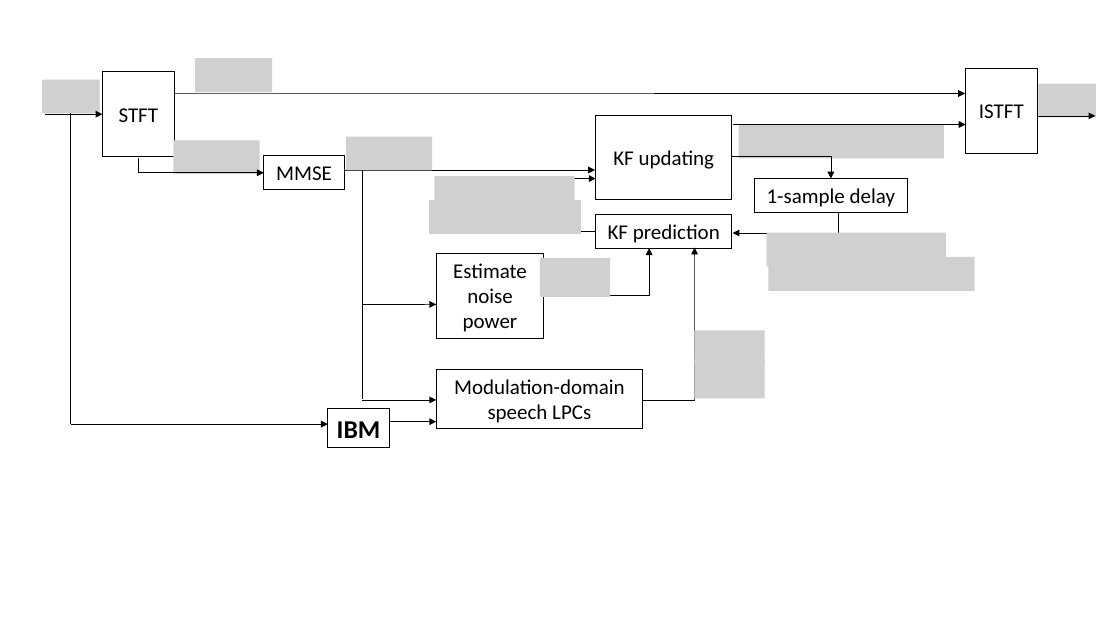
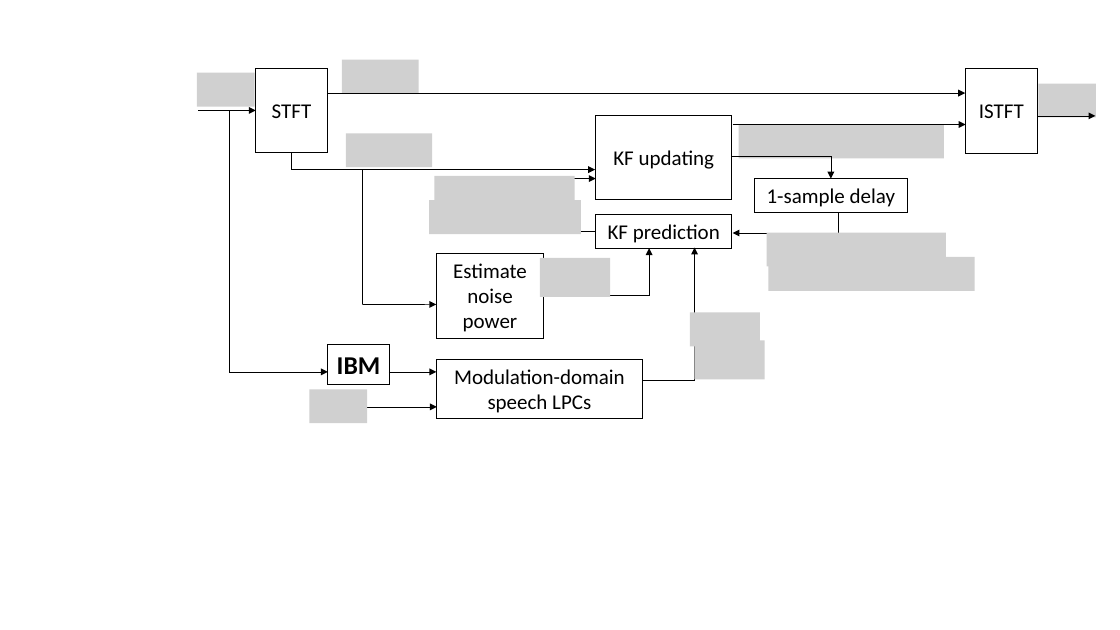
Before and after one commit to jygoh1/FinalYearProject, a slide deck: slide 1 of Final Report/block diagram LMDKF.pptx. Drawn at 1120x630 pixels with LibreOffice and Linux fonts; fonts in the diff are those of the drawing; grey boxes stand for pictures. Boxes give left, top, right and bottom in pixels: in the first picture for what was removed or moved away, otherwise in the second. Text is boxed around its words. In the diff, an @@ line names an element or a change of style, - is before the commit and + after.

```diff
--- a/Final Report/block diagram LMDKF.pptx
+++ b/Final Report/block diagram LMDKF.pptx
@@ picture removed at (195, 58, 272, 92) @@
@@ picture removed at (42, 80, 100, 113) @@
@@ picture added at (197, 72, 255, 106) @@
@@ picture added at (342, 60, 419, 93) @@
@@ line moved from (71, 113) - (71, 423) to (229, 111) - (229, 372) @@
@@ arrow moved from (174, 93) - (965, 93) to (328, 93) - (965, 93) @@
@@ picture removed at (174, 140, 260, 174) @@
@@ picture: place and size @@
-picture at (346, 137, 433, 171)
+picture at (346, 134, 433, 167)
@@ arrow removed from (139, 173) to (264, 173) @@
@@ rectangle removed at (264, 156, 344, 190) @@
-MMSE
@@ 1 rectangle, 1 arrow, 1 line: place and size @@
-1 rectangle, 1 arrow, 1 line at (45, 71, 174, 172)
+1 rectangle, 1 arrow, 1 line at (198, 68, 328, 170)
@@ arrow moved from (345, 170) - (596, 170) to (292, 170) - (596, 170) @@
@@ line moved from (362, 170) - (362, 399) to (362, 170) - (362, 304) @@
@@ arrow moved from (695, 400) - (695, 248) to (695, 381) - (695, 248) @@
@@ picture: place and size @@
-picture at (695, 330, 765, 364)
+picture at (690, 313, 760, 346)
@@ rectangle "IBM": place and size @@
-rectangle "IBM" at (328, 408, 389, 448)
+rectangle "IBM" at (328, 344, 389, 384)
@@ picture: place and size @@
-picture at (695, 360, 765, 398)
+picture at (695, 340, 765, 379)
@@ arrow moved from (71, 424) - (328, 424) to (229, 372) - (328, 372) @@
@@ arrow moved from (389, 422) - (436, 422) to (389, 372) - (436, 372) @@
@@ rectangle "Modulation-domain speech LPCs": place and size @@
-rectangle "Modulation-domain speech LPCs" at (436, 369, 643, 429)
+rectangle "Modulation-domain speech LPCs" at (436, 360, 643, 419)
@@ line moved from (695, 400) - (643, 400) to (695, 381) - (643, 381) @@
@@ picture added at (309, 390, 367, 423) @@
@@ arrow moved from (362, 400) - (436, 400) to (363, 407) - (437, 407) @@
```
Also in this commit, not shown: 18 other files.
